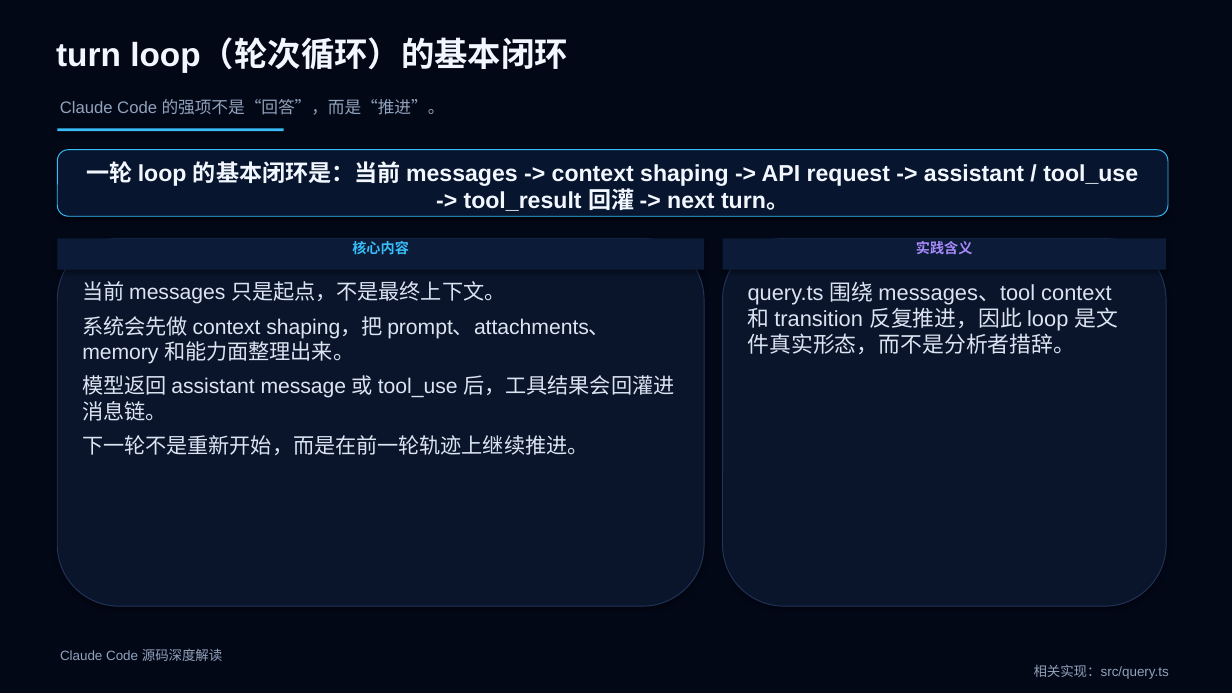
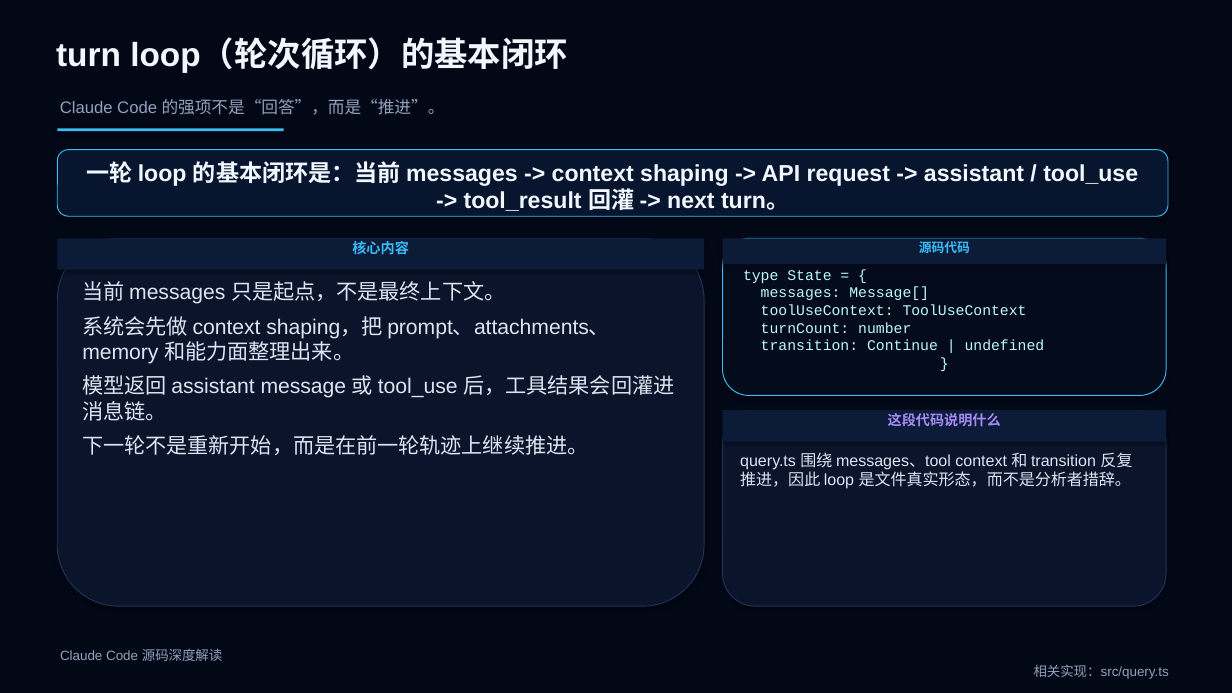
Before and after one commit to boboliu-1010/ccode, a slide deck: slide 12 of docs/zh/10-Claude Code 源码深度解读.pptx. Drawn at 1232x693 pixels with LibreOffice and Linux fonts; fonts in the diff are those of the drawing. Boxes give left, top, right and bottom in pixels: in the first picture for what was removed or moved away, otherwise in the second. Text is boxed around its words. In the diff, an @@ line names an element or a change of style, - is before the commit and + after.

```diff
--- a/docs/zh/10-Claude Code 源码深度解读.pptx
+++ b/docs/zh/10-Claude Code 源码深度解读.pptx
@@ rectangle "源码代码": place and size @@
-rectangle "源码代码" at bbox=[723, 238, 1166, 270]
+rectangle "源码代码" at bbox=[723, 238, 1166, 264]
@@ rounded rectangle added at bbox=[723, 238, 1166, 396], fill #040C1C, outline #38BDF8 0.75 pt, 11.5 pt, text #BBF7FF @@
+type State = {
+messages: Message[]
+toolUseContext: ToolUseContext
+turnCount: number
+transition: Continue | undefined
+}
@@ text in rectangle at bbox=[919, 241, 970, 253]: text changed; size 11 to 10 pt; font Arial to Courier New; text colour #A78BFA to #38BDF8 @@
-实践含义
+源码代码
@@ rounded rectangle: place and size @@
-rounded rectangle at bbox=[723, 238, 1166, 606]
+rounded rectangle at bbox=[723, 410, 1166, 606]
@@ rectangle added at bbox=[723, 410, 1166, 442], fill #0C1B38, 11 pt, text #A78BFA, bold @@
+这段代码说明什么
@@ text "query.ts 围绕 messages、tool context 和 ...": place and size @@
-text "query.ts 围绕 messages、tool context 和 ..." at bbox=[748, 281, 1119, 354]
+text "query.ts 围绕 messages、tool context 和 ..." at bbox=[740, 452, 1132, 489]
@@ text "query.ts 围绕 messages、tool context 和 ..." at bbox=[740, 452, 1132, 489]: size 17 to 12.5 pt @@
```
Also in this commit, not shown: 10 other slides changed, 1 other file.
